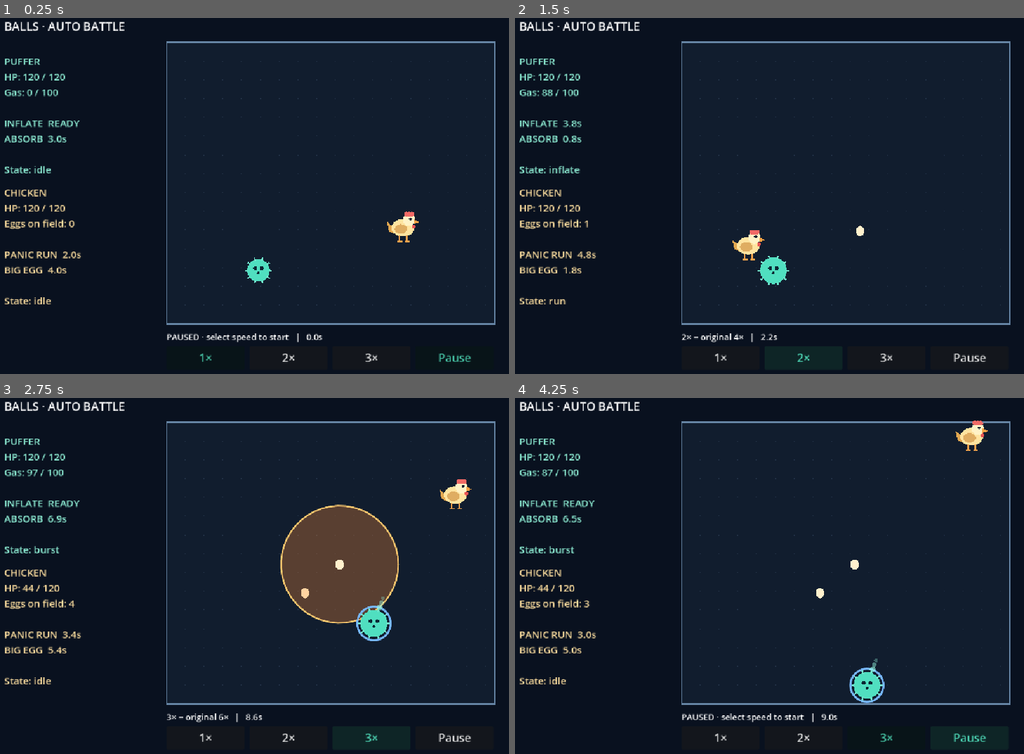
Above: before the commit, frames 1-4 (two rows, left to right).
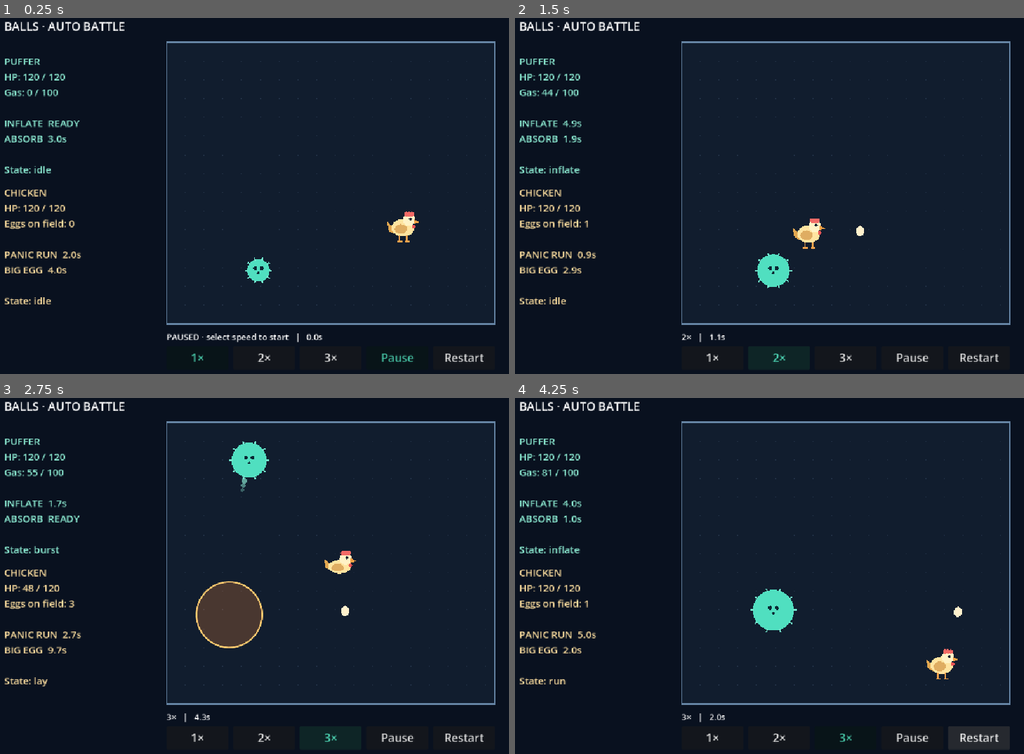
Above: after the commit, the same moments.

Repository: Gankkiii/balls
Game: Godot game, scene res://scenes/main.tscn
Two runs of this game, one before a commit and one after it. Both use one fixed random seed, a clock stepped at 60 frames per second and the inputs below.
Inputs (mouse positions are in pixels of both pictures, inside the frame that each line leads up to):
- Up to frame 1 (0.25 s): no input
- Up to frame 2 (1.5 s): click "1×" at 0.5 s; click "2×" at 1.25 s
- Up to frame 3 (2.75 s): click "3×" at 2 s
- Up to frame 4 (4.25 s): click "Pause" at 2.75 s; click (978, 736) at 3.5 s, where only the run after the commit has a clickable "Restart"

The runs differ from the first frame. In frame 1, 0.4% of the frame differs, in the area x 37-96%, y 94-97%; in frame 2, 1.4%; in frame 3, 10%, in the area x 5-96%, y 12-97%; in frame 4, 3.0%.

Commit message:
Restore normal speed, add restart and gas-driven double-size puffer; keep v0.2.0

Diff:
--- a/scripts/main.gd
+++ b/scripts/main.gd
@@ -1,6 +1,6 @@
 extends Control
 const FIXED_DT := 1.0 / 120.0
-const BASE_TIME_SCALE := 2.0
+const BASE_TIME_SCALE := 1.0
 var arena: BattleArena
 var rate := 0
 var selected_rate := 1
@@ -37,18 +37,33 @@
 	status.position = Vector2(370, 685)
 	status.add_theme_font_size_override("font_size", 18)
 	add_child(status)
-	var captions := ["1×", "2×", "3×", "Pause"]
-	for i in 4:
+	var captions := ["1×", "2×", "3×", "Pause", "Restart"]
+	for i in 5:
 		var button := Button.new()
 		button.text = captions[i]
-		button.position = Vector2(370 + i * 177, 718)
-		button.size = Vector2(166, 50)
+		button.position = Vector2(370 + i * 142, 718)
+		button.size = Vector2(132, 50)
 		button.add_theme_font_size_override("font_size", 24)
-		button.pressed.connect(set_rate.bind(i + 1 if i < 3 else 0))
+		if i == 4:
+			button.pressed.connect(restart_battle)
+		else:
+			button.pressed.connect(set_rate.bind(i + 1 if i < 3 else 0))
 		add_child(button)
 		buttons.append(button)
 	set_rate(0)
 	refresh_hud()
+
+func restart_battle() -> void:
+	# A new arena discards all fighter, egg, cooldown and result state.
+	var old_arena := arena
+	arena = BattleArena.new()
+	arena.arena_size = Vector2(700, 600)
+	arena.position = Vector2(370, 70)
+	add_child(arena)
+	arena.setup(randi())
+	remove_child(old_arena)
+	old_arena.queue_free()
+	set_rate(selected_rate)
 
 func set_rate(value: int) -> void:
 	rate = value
@@ -73,7 +88,7 @@
 	if arena.finished:
 		status.text = arena.result
 	else:
-		status.text = ("PAUSED · select speed to start" if rate == 0 else "%d× = original %d×" % [rate, rate * 2]) + "   |   %.1fs" % arena.simulation_time
+		status.text = ("PAUSED · select speed to start" if rate == 0 else "%d×" % rate) + "   |   %.1fs" % arena.simulation_time
 
 func advance_real_time(delta: float) -> void:
 	if rate == 0 or suspended or arena.finished:
--- a/scripts/puffer.gd
+++ b/scripts/puffer.gd
@@ -68,8 +68,12 @@
 func skill_names() -> Array[String]:
 	return ["INFLATE", "ABSORB"]
 
+func visual_radius() -> float:
+	# Keep the established physical collider independent of the artwork.
+	return radius * (1.0 + clampf(gas / GAS_MAX, 0.0, 1.0))
+
 func _draw() -> void:
-	var r := radius * (1.0 + gas / GAS_MAX * 0.2)
+	var r := visual_radius()
 	if immune_left > 0:
 		draw_arc(Vector2.ZERO, r + 7, 0, TAU, 48, Color("78b9ff"), 3, true)
 	if action == "burst":
--- a/tests/test_characters.gd
+++ b/tests/test_characters.gd
@@ -67,6 +67,18 @@
 		p.advance(1.0 / 120)
 	p.hit(10)
 	check(p.health == hp - 10, "C10 immunity expires")
+	p.gas = 0
+	check(is_equal_approx(p.visual_radius(), p.radius), "C34 empty original size")
+	p.gas = 100
+	check(is_equal_approx(p.visual_radius(), p.radius * 2), "C35 full double diameter")
+	p.action = "burst"
+	p.cd_one = 99
+	p.cd_two = 99
+	var full_size := p.visual_radius()
+	p.advance(1)
+	check(p.visual_radius() < full_size and p.visual_radius() > p.radius, "C36 gradual deflation shrink")
+	p.advance(3)
+	check(is_equal_approx(p.visual_radius(), p.radius), "C37 deflated original size")
 	p.free()
 	c.free()
 
@@ -145,11 +157,11 @@
 		main.arena.free()
 		main.arena = battle(81)
 		main.add_child(main.arena)
-		check(main.rate == 0 and main.selected_rate == 1 and main.buttons.size() == 4, "C26 paused default1x and four controls")
+		check(main.rate == 0 and main.selected_rate == 1 and main.buttons.size() == 5, "C26 paused default1x and five controls")
 		main.set_rate(shown_rate)
 		for i in (360 / shown_rate):
 			main.advance_real_time(1.0 / 60)
-		check(absf(main.arena.simulation_time - 12) < 0.00001, "C27 base time doubled")
+		check(absf(main.arena.simulation_time - 6) < 0.00001, "C27 original base speed restored")
 		var current := snapshot(main.arena)
 		if reference.is_empty():
 			reference = current
@@ -160,6 +172,19 @@
 		check(snapshot(main.arena) == current, "C29 pause freezes skills and eggs")
 		main.refresh_hud()
 		check(main.cards[0].text.contains("INFLATE") and main.cards[1].text.contains("BIG EGG"), "C30 HUD names and cooldown content")
+		main.arena.finished = true
+		main.arena.result = "TEST WIN"
+		main.arena.balls[0].health = 1
+		main.accumulator = 0.004
+		main.buttons[4].pressed.emit()
+		check(not main.arena.finished and main.arena.result == "" and main.arena.simulation_time == 0, "C38 restart clears outcome/time")
+		check(main.arena.eggs.is_empty() and main.arena.balls.size() == 2 and main.arena.balls[0].health == 120, "C39 restart fresh fighters/eggs")
+		check(main.rate == shown_rate and main.accumulator == 0, "C40 restart runs selected speed")
+		for j in 5:
+			main.buttons[4].pressed.emit()
+		check(main.arena.balls.size() == 2 and main.arena.get_parent() == main, "C41 repeated restart remains valid")
+		main.advance_real_time(0.1)
+		check(main.arena.simulation_time > 0, "C42 restarted match advances")
 		main.free()
 	var wins := {}
 	for seed_value in 20:
Not shown, changed: tests/character-latest-run.txt
Not shown, changed: TEST_RESULTS.md
Not shown, changed: tests/CHARACTER_CASES.md
